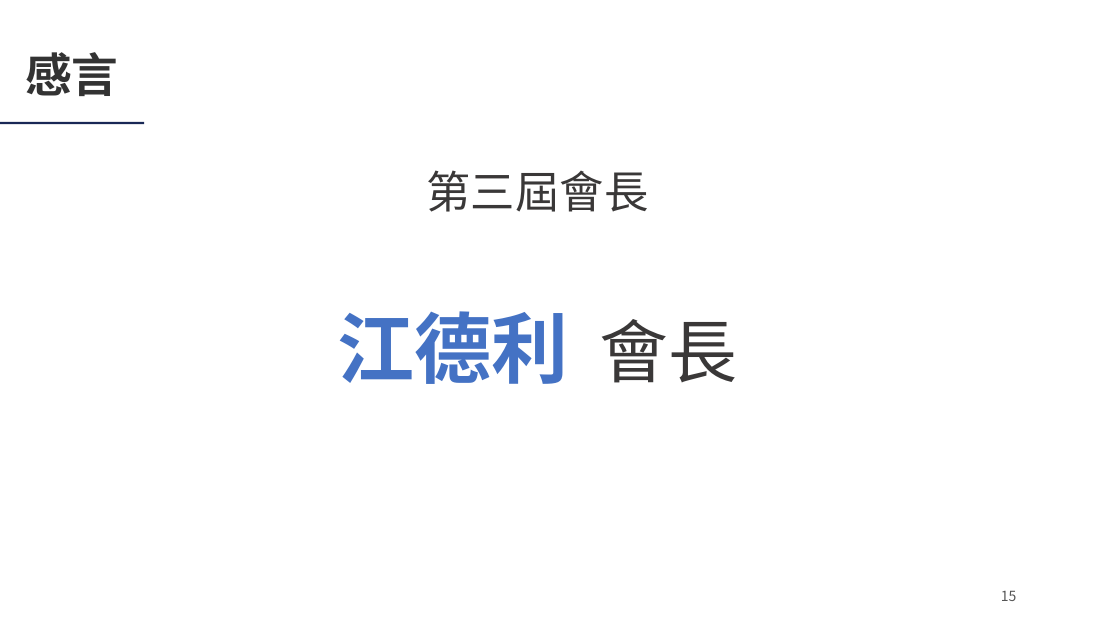
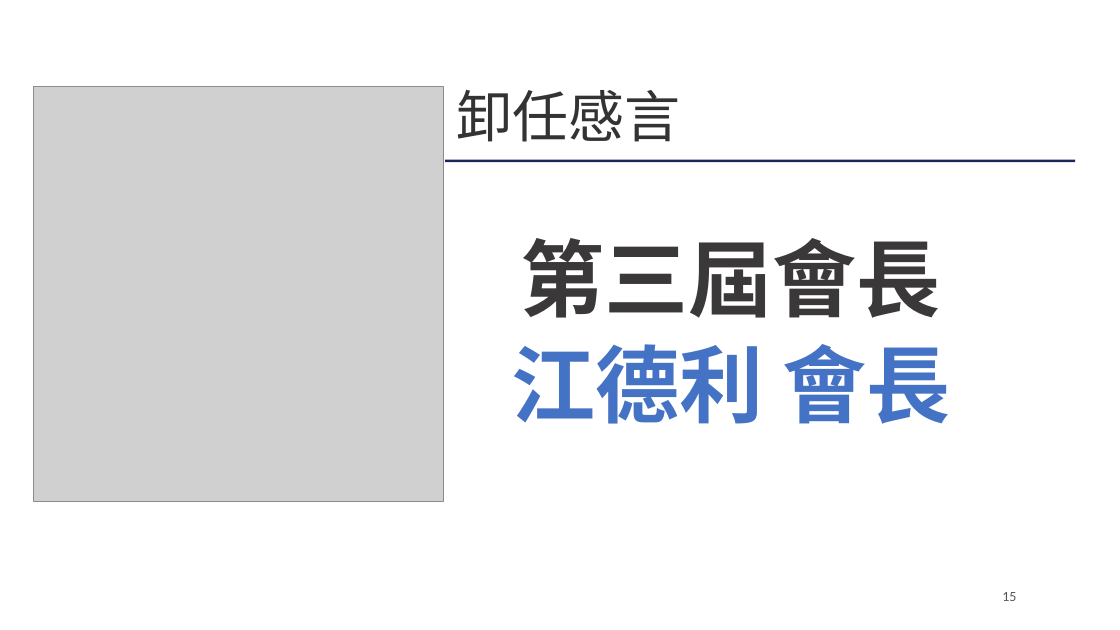
Before and after one commit to Ericliang680928/IAA, a slide deck: slide 15 of 20261204/agm/IAA會員大會簡報_20261204.pptx. Drawn at 1120x630 pixels with LibreOffice and Linux fonts; fonts in the diff are those of the drawing; grey boxes stand for pictures; background and template pictures are left out. Boxes give left, top, right and bottom in pixels: in the first picture for what was removed or moved away, otherwise in the second. Text is boxed around its words. In the diff, an @@ line names an element or a change of style, - is before the commit and + after.

```diff
--- a/20261204/agm/IAA會員大會簡報_20261204.pptx
+++ b/20261204/agm/IAA會員大會簡報_20261204.pptx
@@ picture added at [34, 87, 444, 502] @@
@@ text at [457, 90, 681, 142]: text changed; size 40 to 48 pt; font Noto Sans CJK SC to Calibri; bold off @@
-感言
+卸任感言
@@ text removed at [427, 170, 649, 212] @@
-第三屆會長
@@ rectangle: place and size @@
-rectangle at [0, 122, 145, 124]
+rectangle at [445, 160, 1075, 162]
@@ text "第三屆會長": place and size @@
-text "第三屆會長" at [338, 311, 738, 384]
+text "第三屆會長" at [511, 238, 950, 424]
@@ text at [521, 238, 941, 318]: paragraph added @@
+第三屆會長
@@ text at [511, 344, 950, 424]: size 66 to 72 pt in "江德利"; size 59 to 72 pt, text colour #3A3838 to #4472C4, bold on in "會長"; font Noto Sans CJK SC to Calibri in "江德利 會長" @@
@@ page number at [1002, 592, 1016, 601]: font Noto Sans CJK SC to Calibri @@
```
Also in this commit, not shown: 36 other slides changed, 1 other file.
